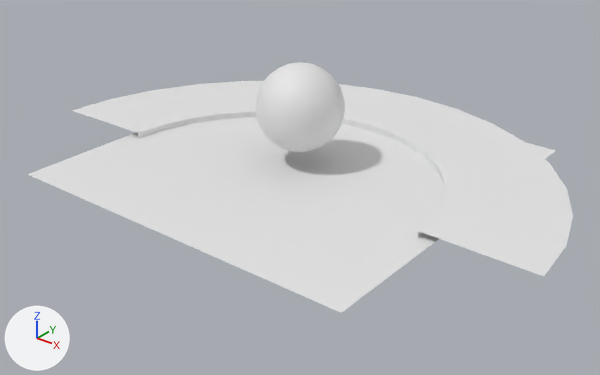
Before and after pictures for a commit that changed the Blender file blend-files/ukonpower.blend.
The view is the same before and after, from a 50 mm lens placed at (27.7, -34.6, 19.8), pointed at (0.5, -0.6, -1.3). Every picture has the same lights, and +X, +Y and +Z are marked at lower left.
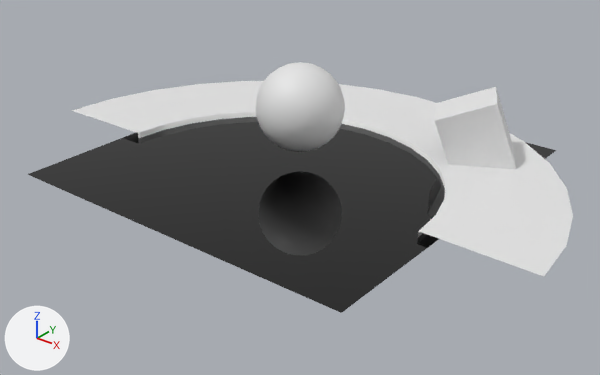
Where the newer file only moved an object's origin or applied its transform, the numbers keep the older frame.

The change in detail:
Material 'Material' (mat_material) is new.
Its base color is (0.0, 0.0, 0.0) (black #000000).
Its roughness is 0.0.
me_plane_001 has 4 vertices, 1 face and spans x -1.0..1.0, y -1.0..1.0, z 0.0.
me_plane_001 now uses material mat_material (black #000000).
Mesh me_cube is new.
It is a box spanning x -1.0..1.0, y -1.0..1.0, z -1.0..1.0.
Object 'Cube' (ob_cube) is new; it shows me_cube.
Its location is (8.01, 6.42, 1.07).
Its rotation in degrees is (-0.1, -20, 28).
Its scale is (1.76, 1.46, 2.64).

Location of each change, (x1, y1, x2, y2) in pixels of the pictures (600 x 375 px):
'Floor', recoloured (white to black): (28, 117, 556, 313) in both
'Cube', added: after (434, 87, 516, 169)
